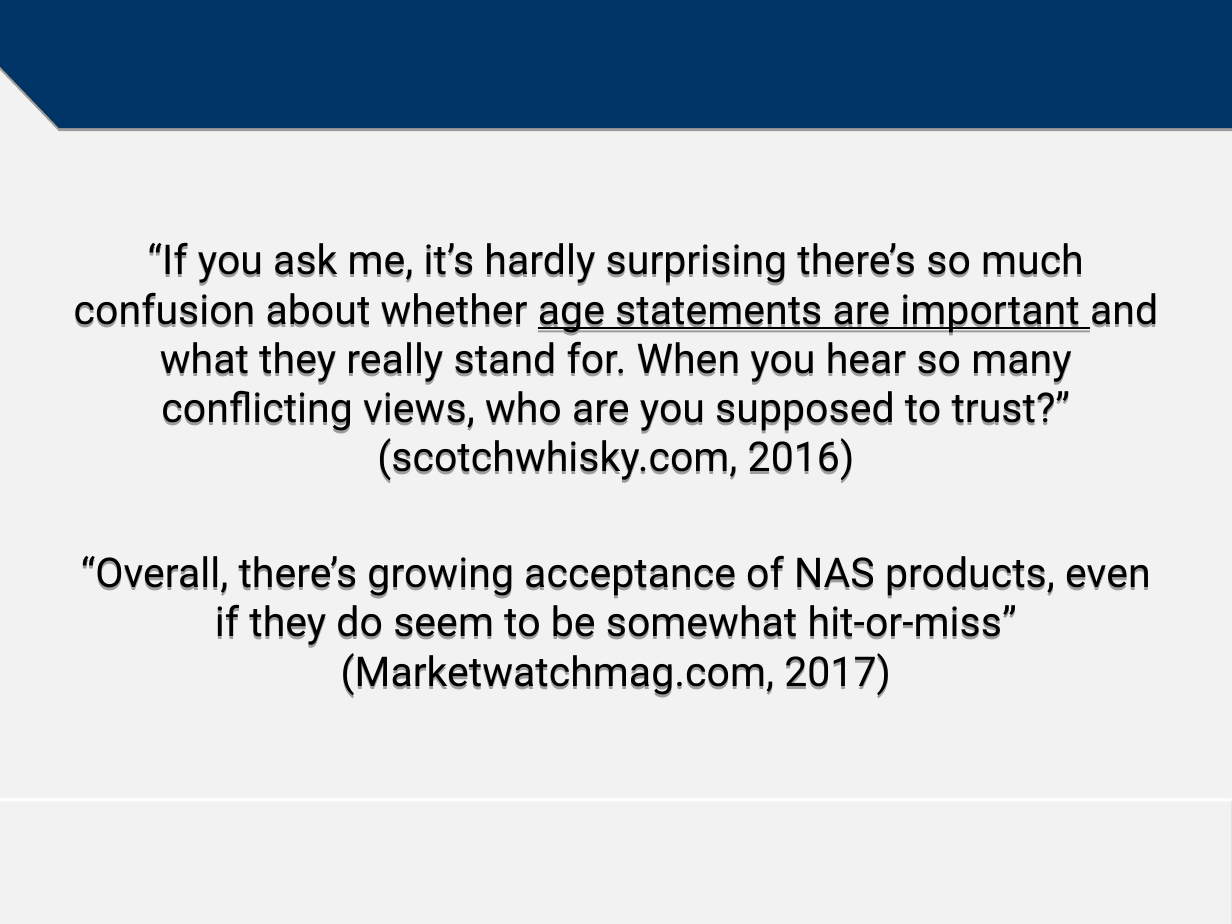
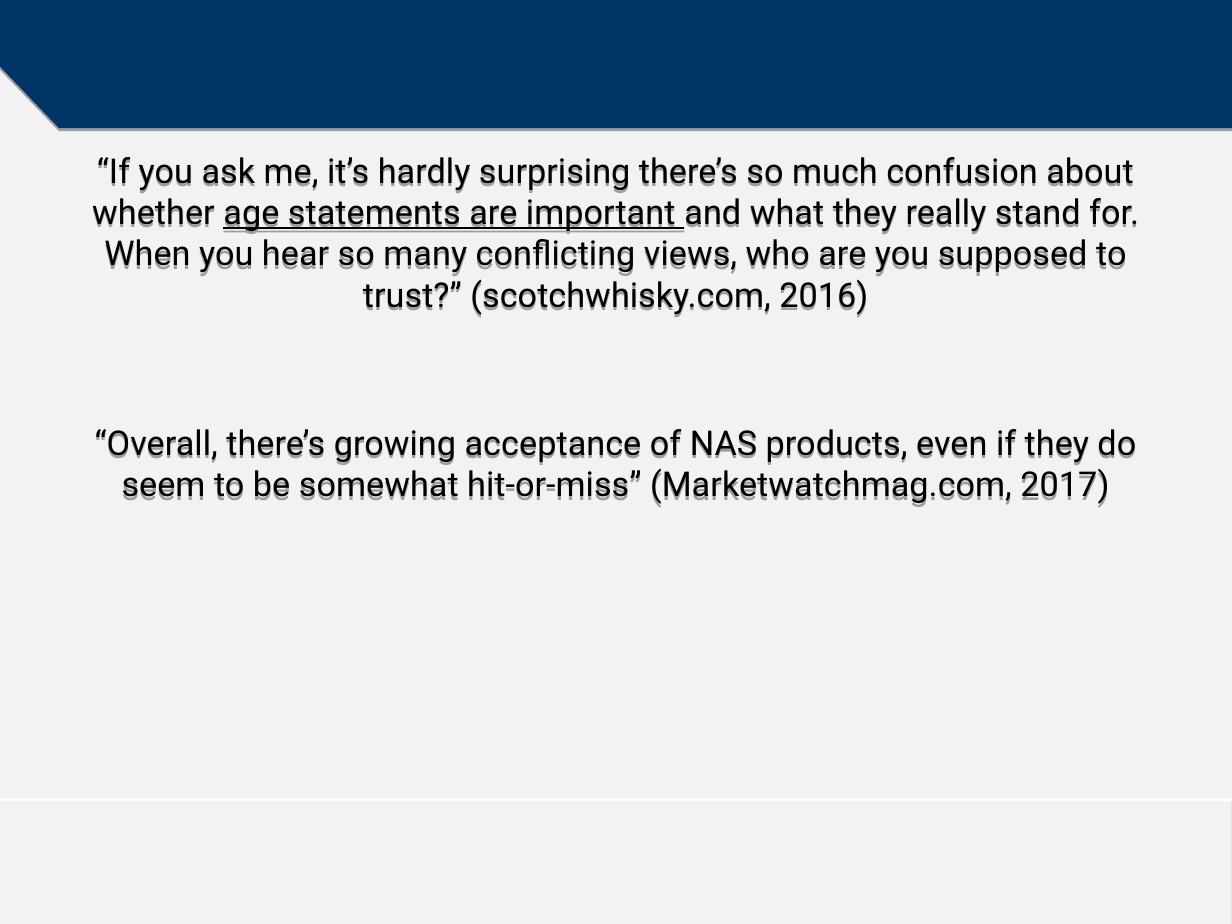
Before and after one commit to mzelst/talks, a slide deck: slide 5 of 2017/20171108 JFF_TilburgUni/20171108 Status shortfalls and non-conformity - An extension in the Scotch whisky industry.odp. Drawn at 1232x924 pixels with LibreOffice and Linux fonts; fonts in the diff are those of the drawing; background and template pictures are left out. Boxes give left, top, right and bottom in pixels: in the first picture for what was removed or moved away, otherwise in the second. Text is boxed around its words. In the diff, an @@ line names an element or a change of style, - is before the commit and + after.

```diff
--- a/2017/20171108 JFF_TilburgUni/20171108 Status shortfalls and non-conformity - An extension in the Scotch whisky industry.odp
+++ b/2017/20171108 JFF_TilburgUni/20171108 Status shortfalls and non-conformity - An extension in the Scotch whisky industry.odp
@@ text "“If you ask me, it’s ...": place and size @@
-text "“If you ask me, it’s ..." at box(74, 242, 1158, 698)
+text "“If you ask me, it’s ..." at box(92, 157, 1139, 505)
@@ text "“If you ask me, it’s ..." at box(92, 157, 1139, 505): size 24 to 20 pt @@
```
Also in this commit, not shown: 5 other slides changed, 6 slides added, 2 other files.
